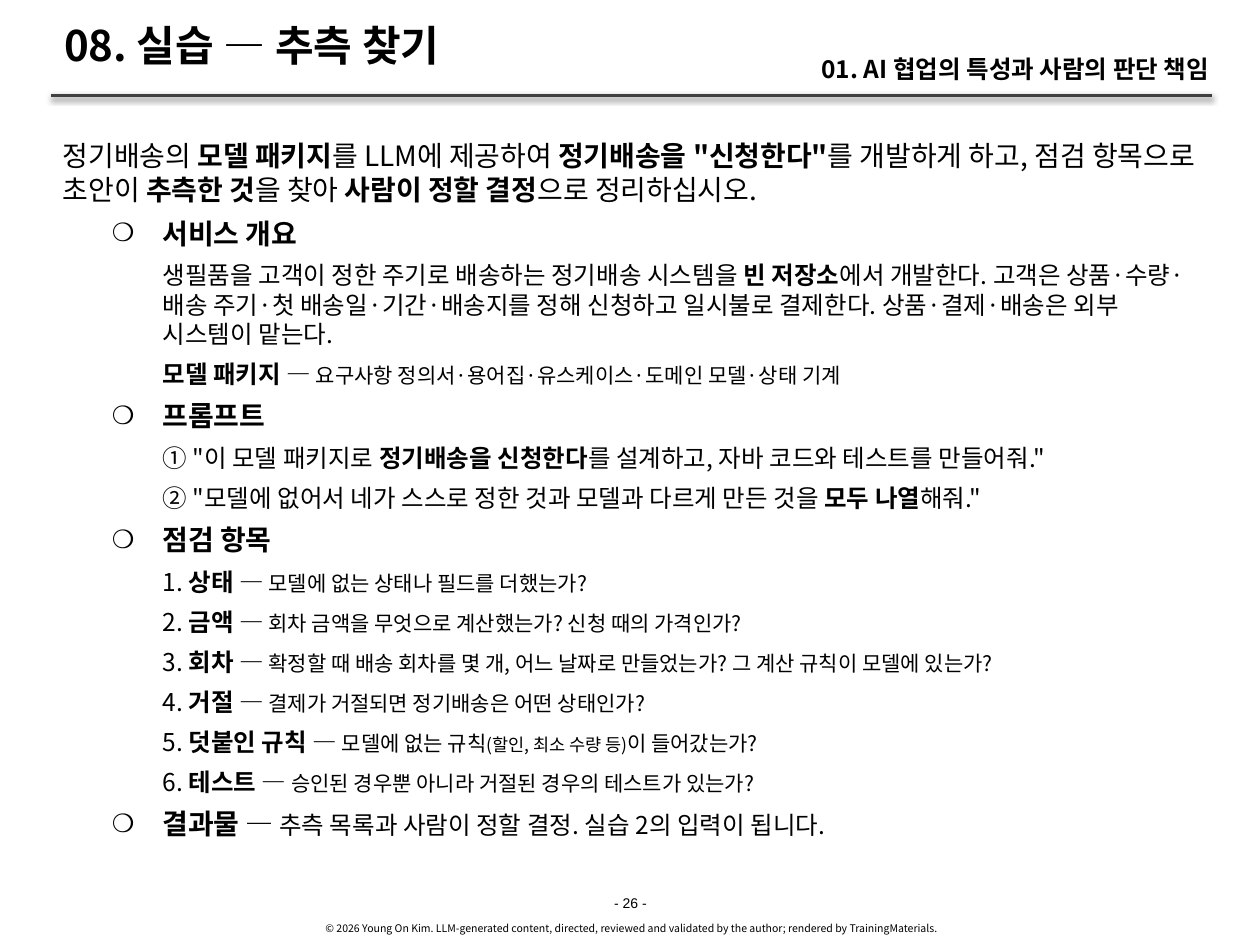
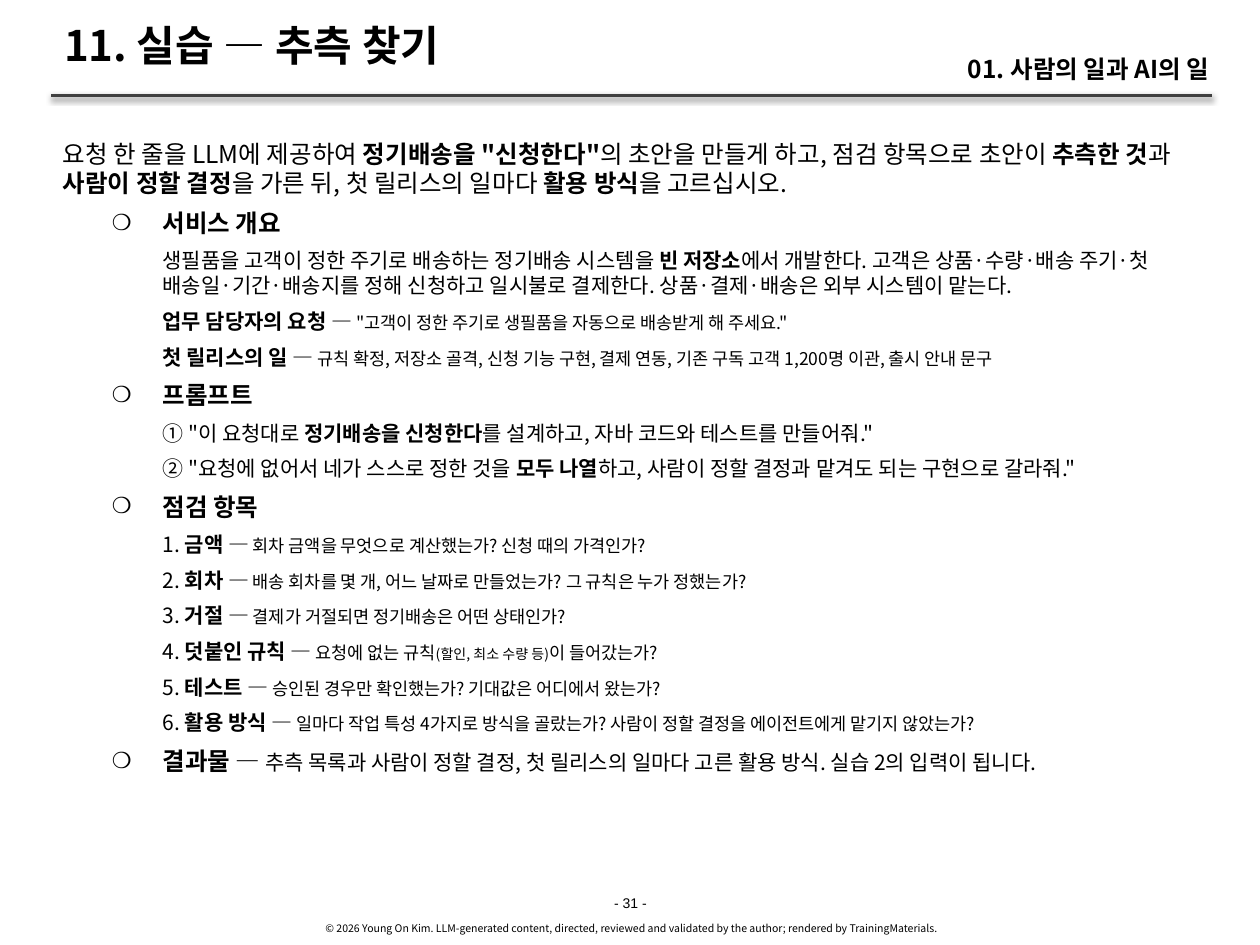
Before and after one commit to YoungSan77/TrainingMaterials, a slide deck: slide 31 of courses/ai-native/sessions/s01.pptx (slide 26 before the commit). Drawn at 1260x945 pixels with LibreOffice and Linux fonts; fonts in the diff are those of the drawing. Boxes give left, top, right and bottom in pixels: in the first picture for what was removed or moved away, otherwise in the second. Text is boxed around its words. In the diff, an @@ line names an element or a change of style, - is before the commit and + after.

```diff
--- a/courses/ai-native/sessions/s01.pptx
+++ b/courses/ai-native/sessions/s01.pptx
@@ title at [64, 25, 439, 65]: text changed @@
-08. 실습 — 추측 찾기
+11. 실습 — 추측 찾기
@@ text at [968, 57, 1210, 81]: text changed @@
-01. AI 협업의 특성과 사람의 판단 책임
+01. 사람의 일과 AI의 일
@@ text at [63, 142, 1171, 197]: text changed; size 16 to 14 pt @@
-정기배송의 모델 패키지를 LLM에 제공하여 정기배송을 "신청한다"를 개발하게 하고, 점검 항목으로 초안이 추측한 것을 찾아 사람이 정할 결정으로 정리하십시오.
+요청 한 줄을 LLM에 제공하여 정기배송을 "신청한다"의 초안을 만들게 하고, 점검 항목으로 초안이 추측한 것과 사람이 정할 결정을 가른 뒤, 첫 릴리스의 일마다 활용 방식을 고르십시오.
@@ text at [163, 211, 1149, 519]: size 16 to 14 pt in "서비스 개요", "프롬프트", "점검 항목"; size 14 to 12 pt in "생필품을 고객이 정한 주기로 배송하는 정기배송 시스템을 ..." @@
@@ text at [163, 311, 993, 368]: text changed; size 12 to 10 pt @@
-      모델 패키지 — 요구사항 정의서·용어집·유스케이스·도메인 모델·상태 기계
+      업무 담당자의 요청 — "고객이 정한 주기로 생필품을 자동으로 배송받게 해 주세요."
+      첫 릴리스의 일 — 규칙 확정, 저장소 골격, 신청 기능 구현, 결제 연동, 기존 구독 고객 1,200명 이관, 출시 안내 문구
@@ text at [163, 423, 1076, 480]: text changed; size 14 to 12 pt @@
-      ① "이 모델 패키지로 정기배송을 신청한다를 설계하고, 자바 코드와 테스트를 만들어줘."
-      ② "모델에 없어서 네가 스스로 정한 것과 모델과 다르게 만든 것을 모두 나열해줘."
+      ① "이 요청대로 정기배송을 신청한다를 설계하고, 자바 코드와 테스트를 만들어줘."
+      ② "요청에 없어서 네가 스스로 정한 것을 모두 나열하고, 사람이 정할 결정과 맡겨도 되는 구현으로 갈라줘."
@@ text at [163, 534, 1037, 774]: text changed; size 12 to 10 pt @@
-      1. 상태 — 모델에 없는 상태나 필드를 더했는가?
-      2. 금액 — 회차 금액을 무엇으로 계산했는가? 신청 때의 가격인가?
-      3. 회차 — 확정할 때 배송 회차를 몇 개, 어느 날짜로 만들었는가? 그 계산 규칙이 모델에 있는가?
-      4. 거절 — 결제가 거절되면 정기배송은 어떤 상태인가?
-      5. 덧붙인 규칙 — 모델에 없는 규칙(할인, 최소 수량 등)이 들어갔는가?
-      6. 테스트 — 승인된 경우뿐 아니라 거절된 경우의 테스트가 있는가?
-    ❍ 결과물 — 추측 목록과 사람이 정할 결정. 실습 2의 입력이 됩니다.
+      1. 금액 — 회차 금액을 무엇으로 계산했는가? 신청 때의 가격인가?
+      2. 회차 — 배송 회차를 몇 개, 어느 날짜로 만들었는가? 그 규칙은 누가 정했는가?
+      3. 거절 — 결제가 거절되면 정기배송은 어떤 상태인가?
+      4. 덧붙인 규칙 — 요청에 없는 규칙(할인, 최소 수량 등)이 들어갔는가?
+      5. 테스트 — 승인된 경우만 확인했는가? 기대값은 어디에서 왔는가?
+      6. 활용 방식 — 일마다 작업 특성 4가지로 방식을 골랐는가? 사람이 정할 결정을 에이전트에게 맡기지 않았는가?
+    ❍ 결과물 — 추측 목록과 사람이 정할 결정, 첫 릴리스의 일마다 고른 활용 방식. 실습 2의 입력이 됩니다.
@@ text at [623, 898, 639, 908]: text changed @@
-- 26 -
+- 31 -
```
Also in this commit, not shown: 21 other slides changed, 12 slides added, 6 slides removed, 43 other files.
